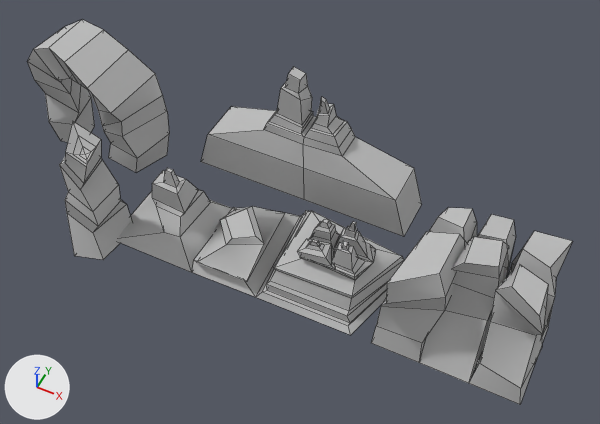
Before and after pictures for a commit that changed the FBX model ggj-2025-unity/Assets/Game/Models/plateaus.fbx.
Camera for both pictures: a camera (50 mm lens) standing at (0.0189, -0.0279, 0.0453) and looking at (0.0025, 0.0049, 0.0042). The axes (+X, +Y, +Z) are drawn at lower left. The lights are the same throughout. Mesh edges are drawn as thin lines. Where no turn or scale is listed for an object, it has been applied to the vertices.

Names of what the first picture shows: 'PM3D_Circle3D1_2', 'PM3D_Cube3D_2', 'PM3D_Plane3D_2', 'PM3D_Plane3D_3', 'PM3D_Plane3D_4'.
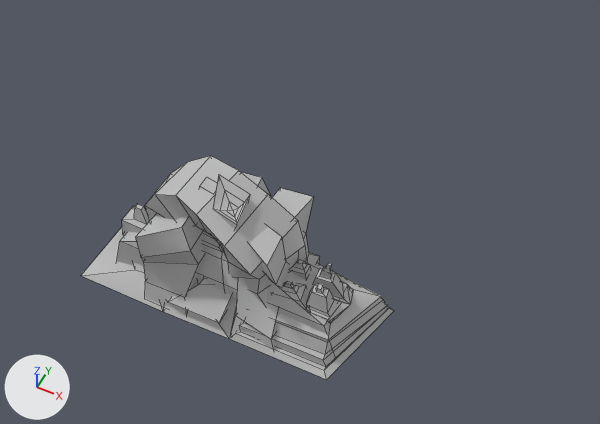
Boxes (x1, y1, x2, y2) around the edits, measured in the pictures (600 x 424 px):
'PM3D_Plane3D_4', mesh moved
    before: (371, 208, 573, 404)
    after: (135, 172, 320, 350)
'PM3D_Plane3D_2', mesh moved
    before: (118, 168, 404, 335)
    after: (81, 204, 394, 380)
'PM3D_Circle3D1_2', mesh moved
    before: (27, 20, 169, 172)
    after: (145, 156, 307, 305)
'PM3D_Plane3D_3', mesh moved
    before: (201, 66, 422, 236)
    after: (117, 177, 349, 358)
'PM3D_Cube3D_2', mesh moved
    before: (59, 121, 132, 260)
    after: (210, 175, 250, 251)

Edits to the bpy script that builds the scene:
```text
Change me_pm3d_circle3d1_2:
    where me_pm3d_circle3d1_2.from_pydata(...)  # 56 vertices, 54 faces; spans x -0.02066..-0.01063, y 0.00513..0.00999, z -0.00033..0.00994
    used by ob_pm3d_circle3d1_2; location = (0.0, 0.0, 0.0)
    me_pm3d_circle3d1_2 part 2: the whole mesh is moved by (0.01554, -0.00815, 0.0003)
Change me_pm3d_plane3d_3:
    where me_pm3d_plane3d_3.from_pydata(...)  # 72 vertices, 70 faces; spans x -0.0082..0.0085, y 0.0093..0.0128, z 0.0002..0.0103
    used by ob_pm3d_plane3d_3; location = (0.0, 0.0, 0.0)
    me_pm3d_plane3d_3 part 5: the whole mesh is moved by (0.0, -0.0113, -0.0001)
Change me_pm3d_plane3d_2:
    where me_pm3d_plane3d_2.from_pydata(...)  # 169 vertices, 170 faces; spans x -0.01..0.0103, y 0.0..0.0079, z 0.0..0.0063
    used by ob_pm3d_plane3d_2; location = (0.0, 0.0, 0.0)
    me_pm3d_plane3d_2 part 3: the whole mesh is moved by (0.0, -0.0036, -0.0001)
Change me_pm3d_plane3d_4:
    where me_pm3d_plane3d_4.from_pydata(...)  # 108 vertices, 102 faces; spans x 0.00993..0.01974, y -0.00001..0.00721, z 0.0..0.00876
    used by ob_pm3d_plane3d_4; location = (0.0, 0.0, 0.0)
    me_pm3d_plane3d_4 part 4: the whole mesh is moved by (-0.01483, -0.0036, 0.00004)
Change me_pm3d_cube3d_2:
    where me_pm3d_cube3d_2.from_pydata(...)  # 46 vertices, 48 faces; spans x -0.01249..-0.00877, y -0.00221..0.00256, z -0.00033..0.01038
    used by ob_pm3d_cube3d_2; location = (0.0, 0.0, 0.0)
    me_pm3d_cube3d_2 part 1: the whole mesh is moved by (0.01063, -0.00018, 0.00028)
```
